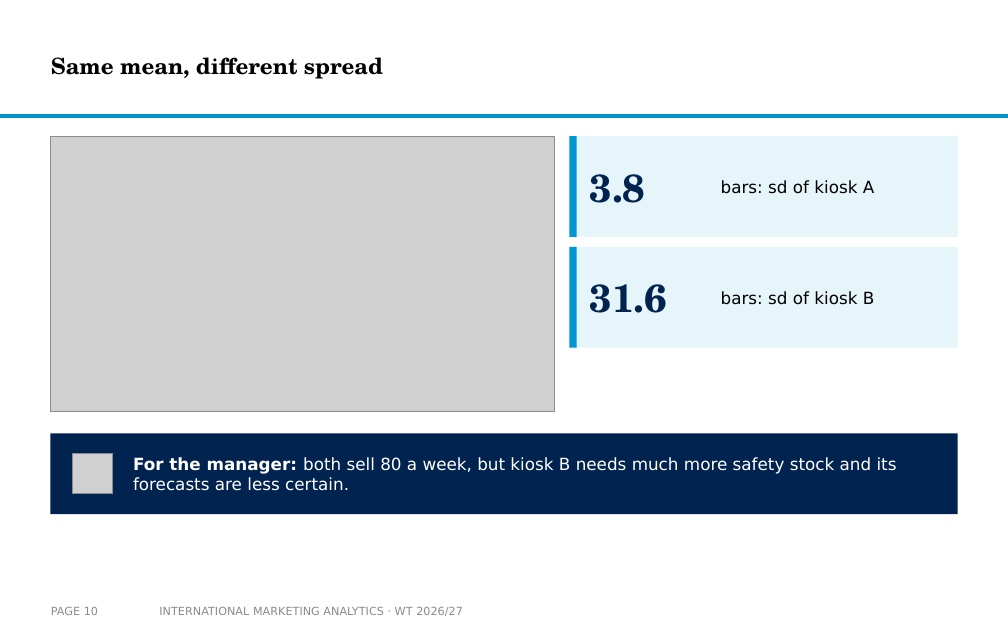
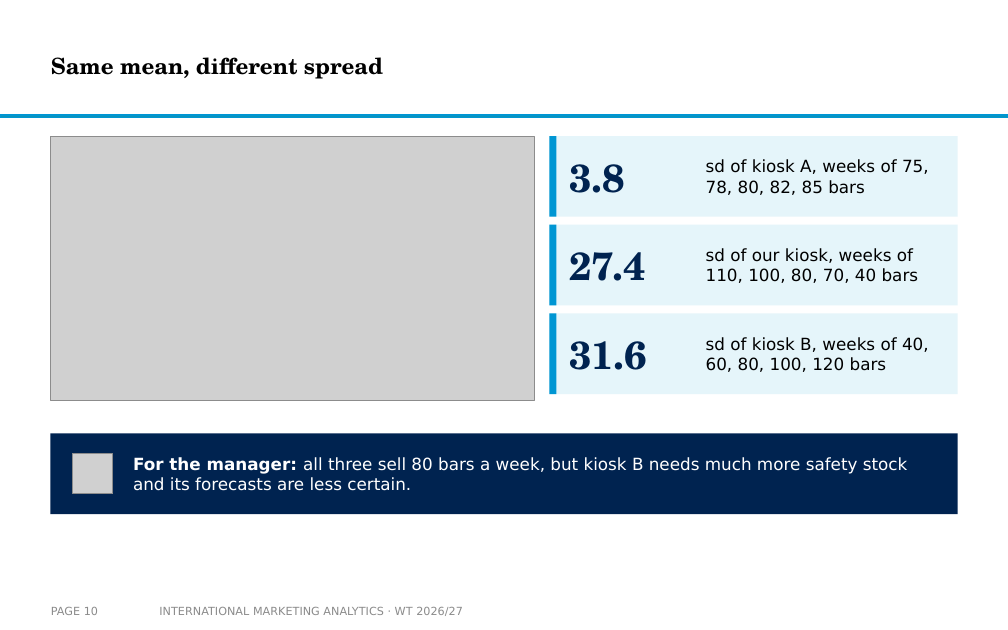
Before and after one commit to arnefloh-wu/international-marketing-analytics-teaching, a slide deck: slide 10 of slides/01b_statistics-and-regression_WT26-27.pptx. Drawn at 1008x630 pixels with LibreOffice and Linux fonts; fonts in the diff are those of the drawing; grey boxes stand for pictures; background and template pictures are left out. Boxes give left, top, right and bottom in pixels: in the first picture for what was removed or moved away, otherwise in the second. Text is boxed around its words. In the diff, an @@ line names an element or a change of style, - is before the commit and + after.

```diff
--- a/slides/01b_statistics-and-regression_WT26-27.pptx
+++ b/slides/01b_statistics-and-regression_WT26-27.pptx
@@ picture: place and size @@
-picture at box(50, 136, 554, 411)
+picture at box(50, 136, 534, 400)
@@ rectangle: place and size @@
-rectangle at box(570, 136, 958, 237)
+rectangle at box(549, 136, 958, 217)
@@ rectangle: place and size @@
-rectangle at box(570, 136, 577, 237)
+rectangle at box(549, 136, 556, 217)
@@ text "3.8": place and size @@
-text "3.8" at box(590, 174, 646, 203)
+text "3.8" at box(570, 164, 626, 193)
@@ text at box(706, 159, 929, 195): text changed @@
-bars: sd of kiosk A
+sd of kiosk A, weeks of 75, 78, 80, 82, 85 bars
@@ rectangle: place and size @@
-rectangle at box(570, 247, 958, 348)
+rectangle at box(549, 225, 958, 305)
@@ rectangle: place and size @@
-rectangle at box(570, 247, 577, 348)
+rectangle at box(549, 225, 556, 305)
@@ text added at box(570, 252, 647, 281), 28 pt, text #002350, bold @@
+27.4
@@ text added at box(706, 248, 919, 283), 12 pt, text #000000 @@
+sd of our kiosk, weeks of 110, 100, 80, 70, 40 bars
@@ rectangle added at box(549, 313, 958, 394), fill #E5F5FA @@
@@ rectangle added at box(549, 313, 556, 394), fill #0096D3 @@
@@ text "31.6": place and size @@
-text "31.6" at box(590, 284, 667, 313)
+text "31.6" at box(570, 341, 647, 370)
@@ text at box(706, 337, 929, 372): text changed @@
-bars: sd of kiosk B
+sd of kiosk B, weeks of 40, 60, 80, 100, 120 bars
@@ text at box(133, 457, 908, 491): text changed @@
-For the manager: both sell 80 a week, but kiosk B needs much more safety stock and its forecasts are less certain.
+For the manager: all three sell 80 bars a week, but kiosk B needs much more safety stock and its forecasts are less certain.
```
Also in this commit, not shown: 4 other slides changed, 3 other files.
